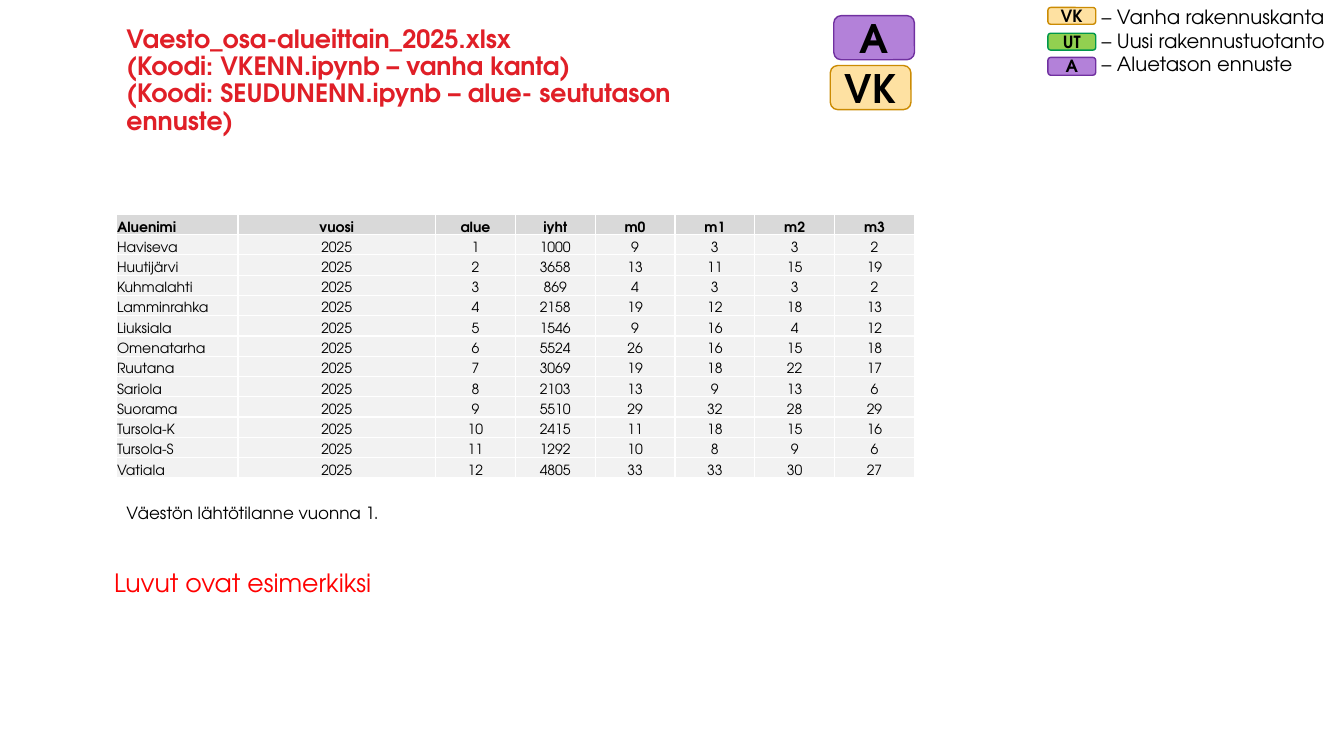
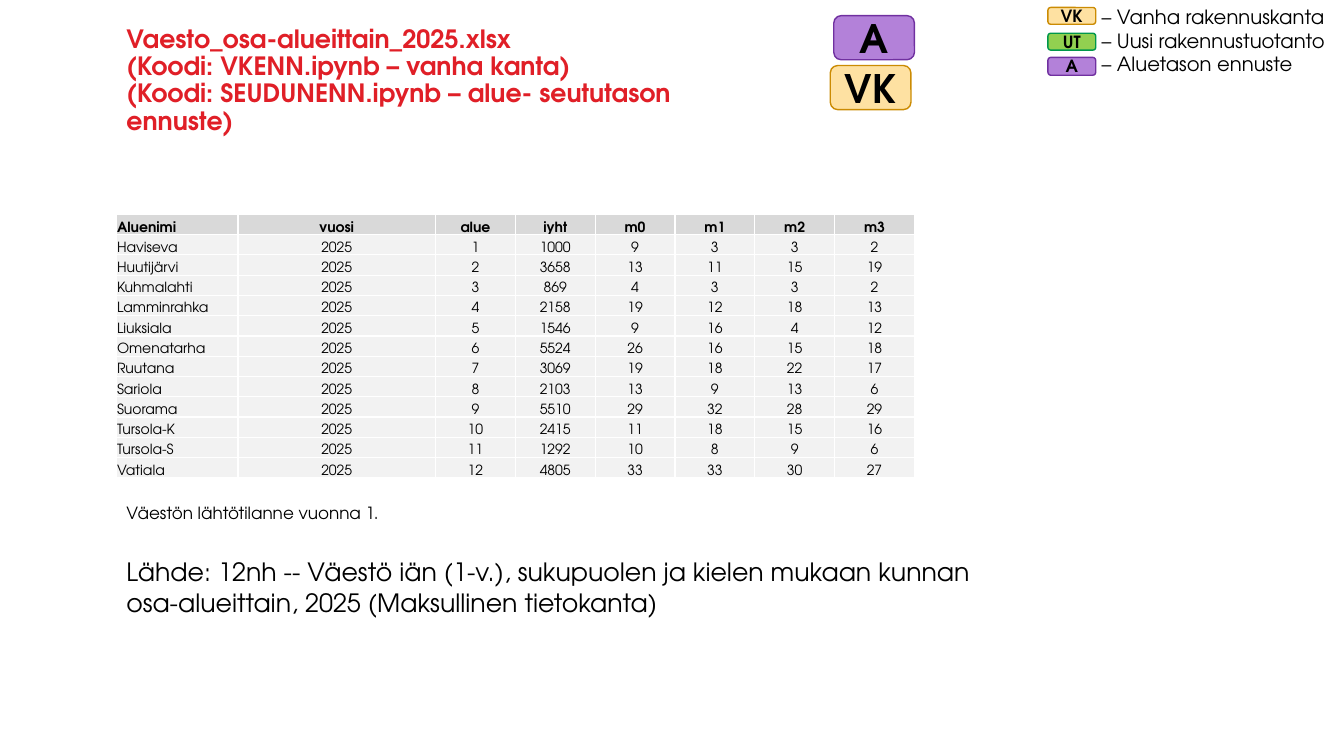
Before and after one commit to kangasalakehitys/vaestoennuste, a slide deck: slide 11 of Dokumentaatio/Ohjeet.pptx. Drawn at 1344x756 pixels with LibreOffice and Linux fonts; fonts in the diff are those of the drawing; background and template pictures are left out. Boxes give left, top, right and bottom in pixels: in the first picture for what was removed or moved away, otherwise in the second. Text is boxed around its words. In the diff, an @@ line names an element or a change of style, - is before the commit and + after.

```diff
--- a/Dokumentaatio/Ohjeet.pptx
+++ b/Dokumentaatio/Ohjeet.pptx
@@ text added at (126, 562, 969, 618), 18 pt, text #000000 @@
+Lähde: 12nh -- Väestö iän (1-v.), sukupuolen ja kielen mukaan kunnan osa-alueittain, 2025 (Maksullinen tietokanta)
@@ text removed at (114, 573, 371, 593) @@
-Luvut ovat esimerkiksi
```
Also in this commit, not shown: 6 other slides changed, 38 other files.
